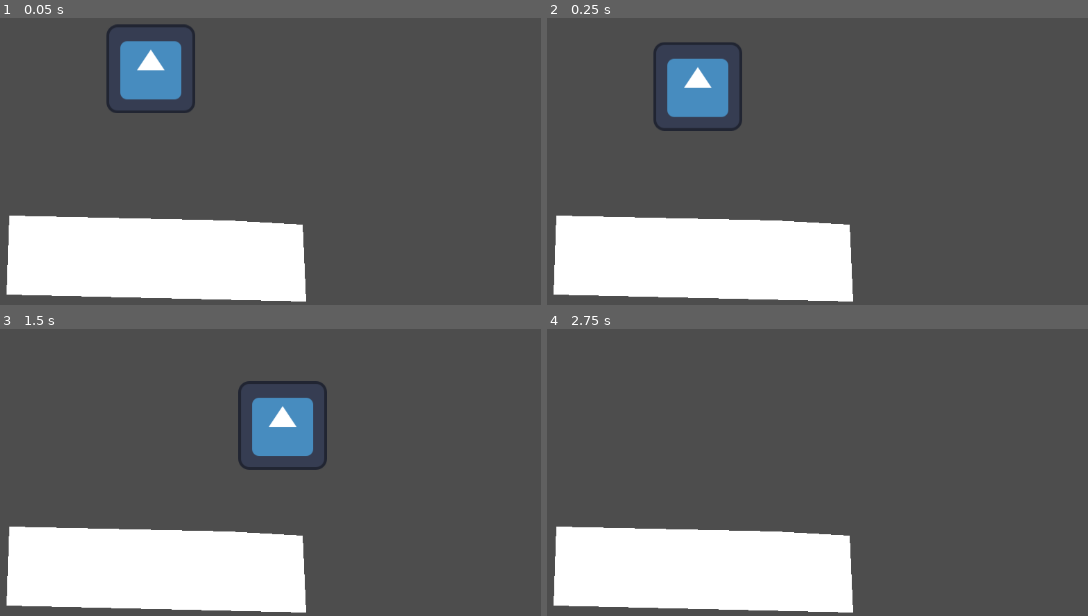
Above: before the commit, frames 1-4 (two rows, left to right).
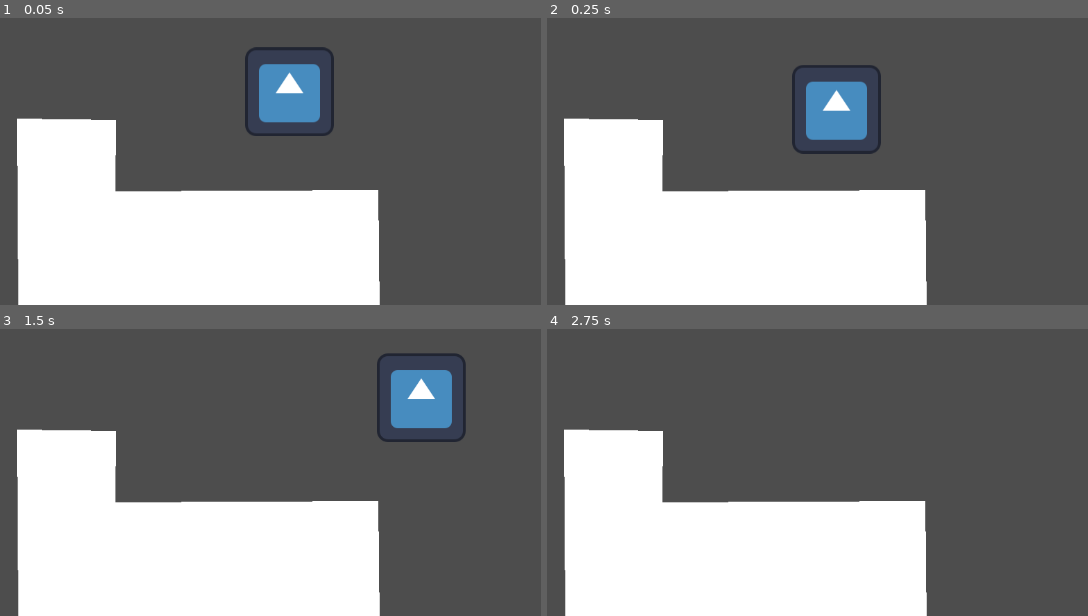
Above: after the commit, the same moments.

Repository: 2024-25-Allen-ISD-Computer-Science/2nd-period-isp-stuff-man
Game: Godot game, scene res://test.tscn
The game is run twice, just before and just after one commit, with the same random seed, the same clock (stepped at 60 frames per second) and the same inputs. The engine's default icon, where the game draws it, is replaced by a stand-in: a white triangle on a blue panel in a dark square.
Inputs:
- Up to frame 1 (0.05 s): no input
- Up to frame 2 (0.25 s): no input
- Up to frame 3 (1.5 s): hold Right (ui_right) from 0.53 s (still down); tap Up (ui_up) at 0.77 s
- Up to frame 4 (2.75 s): tap Up (ui_up) at 1.52 s; release Right (ui_right) at 2.03 s; hold Left (ui_left) from 2.03 s (still down)

The runs differ from the first frame. In frame 1, 23% of the frame differs, in the area x 1-71%, y 2-100%; in frame 2, 23%; in frame 3, 23%; in frame 4, 17%.

Commit message:
Add files via upload

Diff:
--- a/stuff-man/test.tscn
+++ b/stuff-man/test.tscn
@@ -9,22 +9,25 @@
 [node name="Node2D" type="Node2D"]
 
 [node name="CharacterBody2D" type="CharacterBody2D" parent="."]
-position = Vector2(575, 306)
+position = Vector2(775, 339)
 script = ExtResource("2_ko6l7")
 
 [node name="Stuff Man" type="Sprite2D" parent="CharacterBody2D"]
 texture = ExtResource("1_5qpco")
 
 [node name="CollisionShape2D" type="CollisionShape2D" parent="CharacterBody2D"]
+position = Vector2(0, -1)
 shape = SubResource("RectangleShape2D_0u723")
 one_way_collision_margin = 0.0
 
 [node name="Polygon2D" type="Polygon2D" parent="."]
-position = Vector2(73, 181)
-polygon = PackedVector2Array(615, 345, 298, 338, 294, 452, 726, 462, 721, 351)
+position = Vector2(128, 183)
+polygon = PackedVector2Array(254, 196, 256, 466, 777, 475, 775, 299, 396, 301, 397, 198)
 
 [node name="StaticBody2D" type="StaticBody2D" parent="Polygon2D"]
-position = Vector2(521, 400)
+position = Vector2(523, 399)
 
 [node name="CollisionPolygon2D" type="CollisionPolygon2D" parent="Polygon2D/StaticBody2D"]
-polygon = PackedVector2Array(92, -55, 200, -49, 205, 63, -227, 52, -223, -62)
+position = Vector2(-2.99997, 1.99998)
+scale = Vector2(1.00347, 1.0175)
+polygon = PackedVector2Array(255.114, -100.246, 256.111, 73.71, -262.09, 64.8649, -265.08, -200.491, -123.571, -199.509, -124.568, -98.2801)
